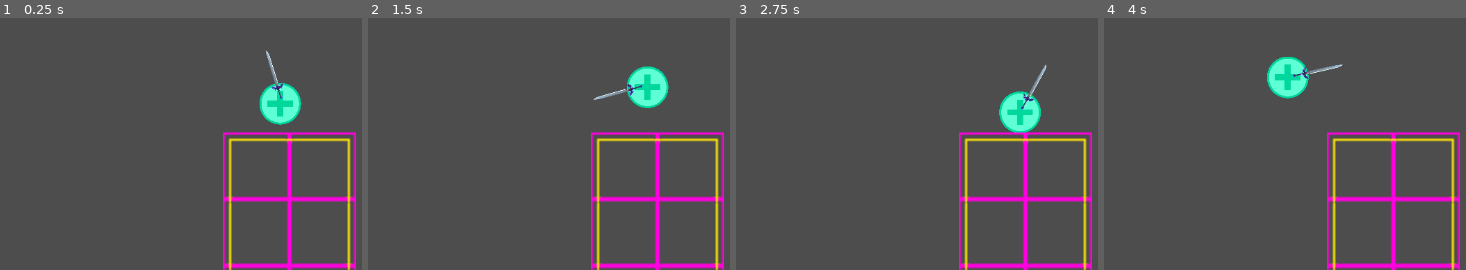
Above: before the commit, frames 1-4 (left to right).
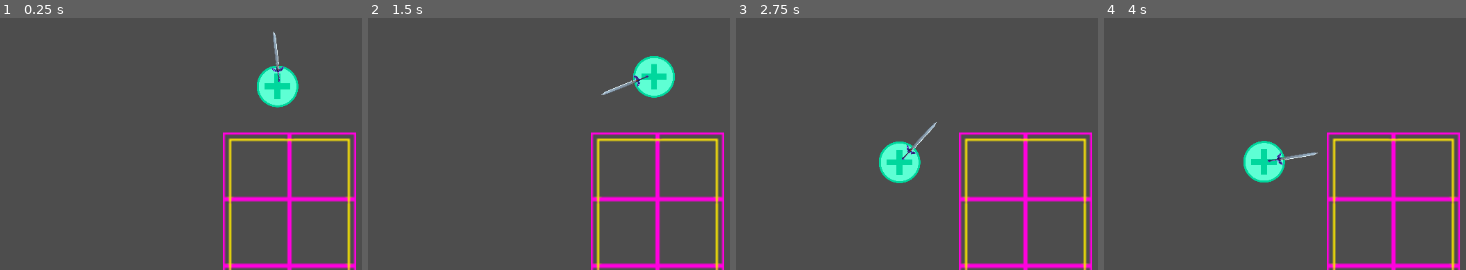
Above: after the commit, the same moments.

Repository: SamppuS/Weakest_bubble
Game: Godot game, scene res://Scenes/World.tscn
Two runs of this game, one before a commit and one after it. Both use one fixed random seed, a clock stepped at 60 frames per second and the inputs below.
Inputs (mouse positions are in pixels of both pictures, inside the frame that each line leads up to):
- Up to frame 1 (0.25 s): no input
- Up to frame 2 (1.5 s): move the mouse to (outside the picture) at 0.52 s; move the mouse to (483, 68) at 1.27 s
- Up to frame 3 (2.75 s): move the mouse to (outside the picture) at 2.02 s
- Up to frame 4 (4 s): move the mouse to (1339, 133) at 2.77 s; move the mouse to (outside the picture) at 3.52 s

The runs differ from the first frame. In frame 1, 2.1% of the frame differs, in the area x 70-84%, y 5-43%; in frame 2, 1.9%; in frame 3, 3.3%; in frame 4, 3.3%, in the area x 38-67%, y 15-66%.

Commit message:
Update Bubble.tscn

Diff:
--- a/Scenes/Bubble.tscn
+++ b/Scenes/Bubble.tscn
@@ -25,6 +25,7 @@
 node_b = NodePath("../BubbleSword")
 
 [node name="Player" type="RigidBody2D" parent="."]
+gravity_scale = 0.402
 lock_rotation = true
 
 [node name="Ympyrä1" type="Sprite2D" parent="Player"]
